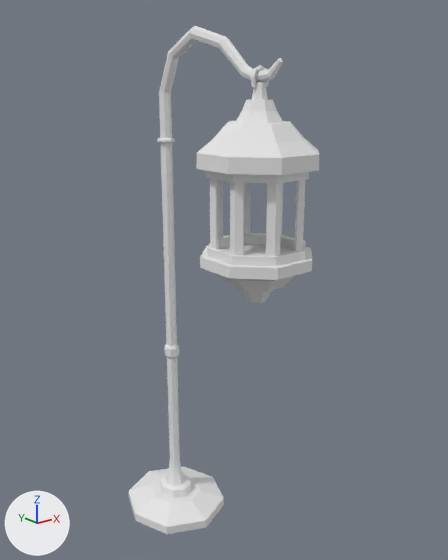
One commit to the FBX model Assets/Models/Fairy_Lantern.fbx: the scene before it, then after it.
The view is the same before and after, from a camera (50 mm lens) standing at (-1.7, -1.92, 1.19) and looking at (0.09, 0.32, 0.3). The axes (+X, +Y, +Z) are drawn at lower left. The lights are the same throughout. Where no turn or scale is listed for an object, it has been applied to the vertices.

In view in the first picture: 'Fairy Lantern'.
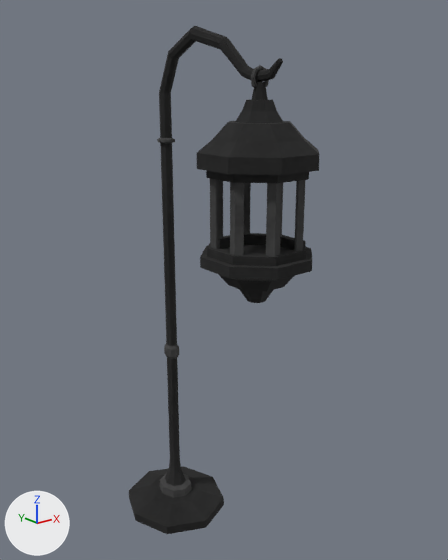
Where the newer file only moved an object's origin or applied its transform, the numbers keep the older frame.

The edits, one by one:
Picture 'Lantern.png' (img_lantern_png) is new.
Material 'Lantern' (mat_lantern) is new.
Its texture is img_lantern_png.
Its roughness is 1.0.
me_cylinder_003 has 548 vertices, 488 faces and spans x -0.27..0.27, y -0.24..0.96, z -1.86..0.69.
me_cylinder_003 now uses material mat_lantern (picture img_lantern_png).

What differs and where, as boxes (x1, y1, x2, y2) in the pictures (448 x 560 px):
'Fairy Lantern', recoloured (white to black)
    both: (129, 26, 319, 534)
